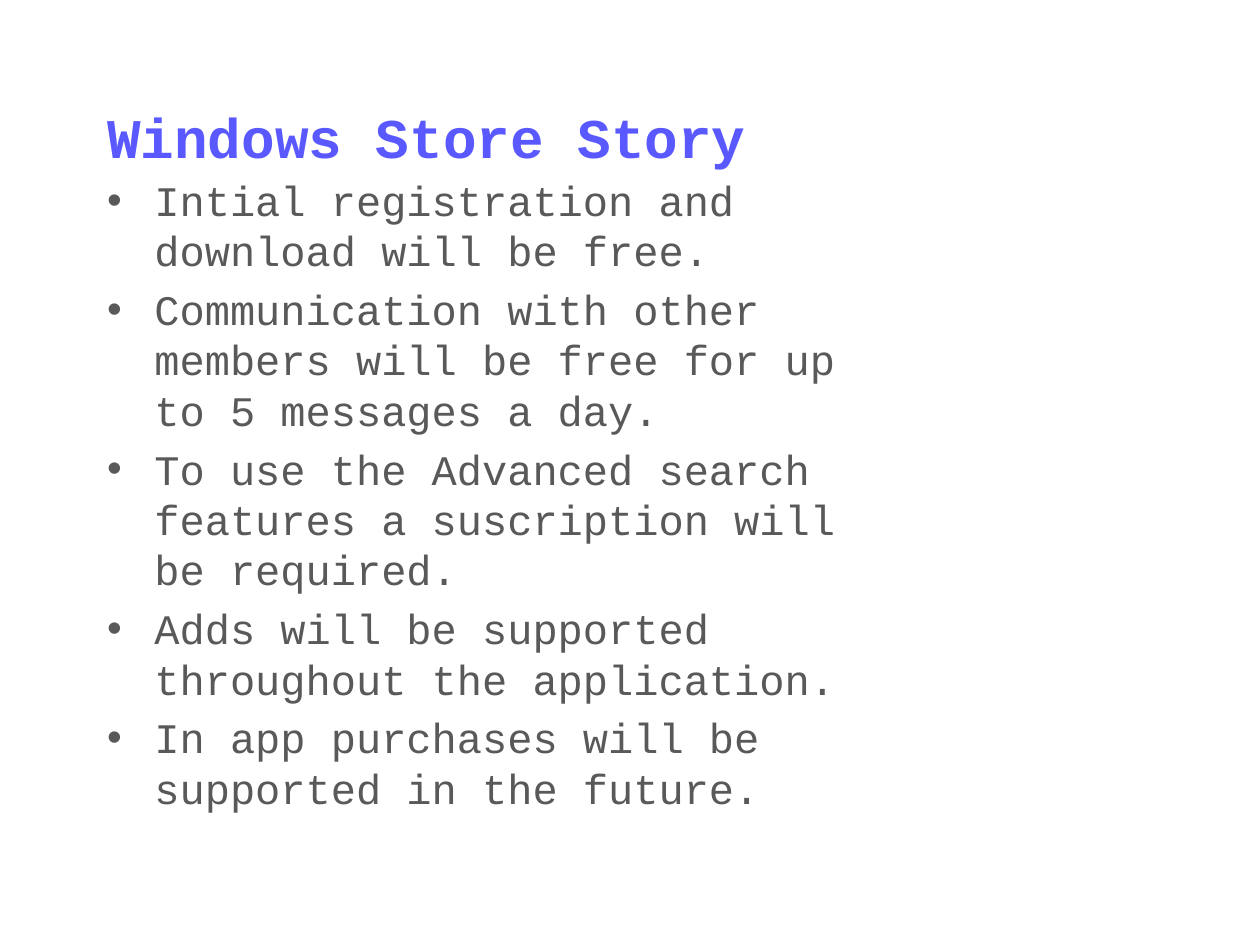
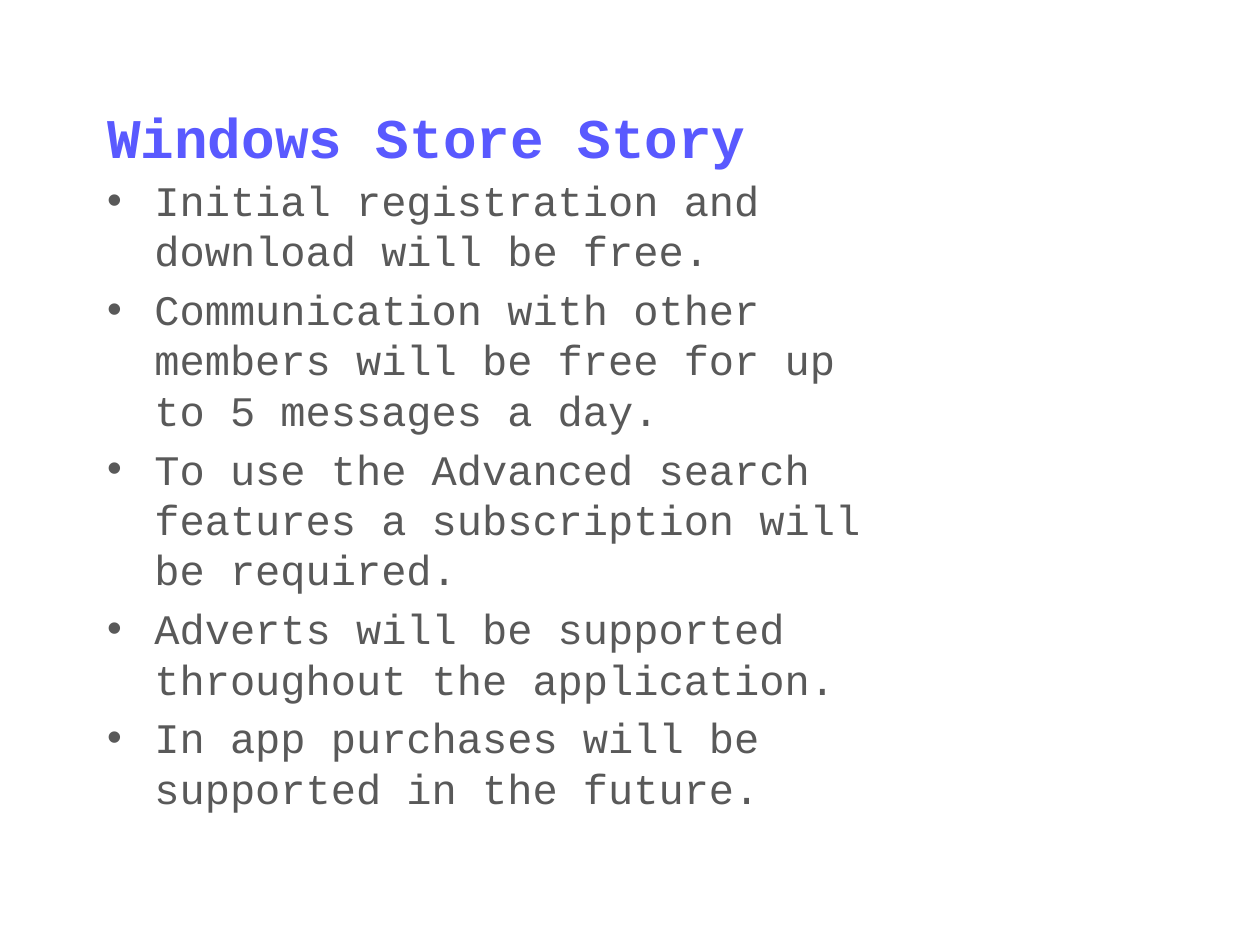
Before and after one commit to olalawal/AnewluvwebAssets, a slide deck: slide 11 of Docs/newpresentation.pptx. Drawn at 1260x945 pixels with LibreOffice and Linux fonts; fonts in the diff are those of the drawing; background and template pictures are left out. Boxes give left, top, right and bottom in pixels: in the first picture for what was removed or moved away, otherwise in the second. Text is boxed around its words. In the diff, an @@ line names an element or a change of style, - is before the commit and + after.

```diff
--- a/Docs/newpresentation.pptx
+++ b/Docs/newpresentation.pptx
@@ text at (154, 185, 760, 267): text changed @@
-• Intial registration and download will be free.
+• Initial registration and download will be free.
@@ text at (154, 454, 860, 704): text changed @@
-• To use the Advanced search features a suscription will be required.
-• Adds will be supported throughout the application.
+• To use the Advanced search features a subscription will be required.
+• Adverts will be supported throughout the application.
```
Also in this commit, not shown: 2 other slides changed, 2 slides removed, 1 other file.
